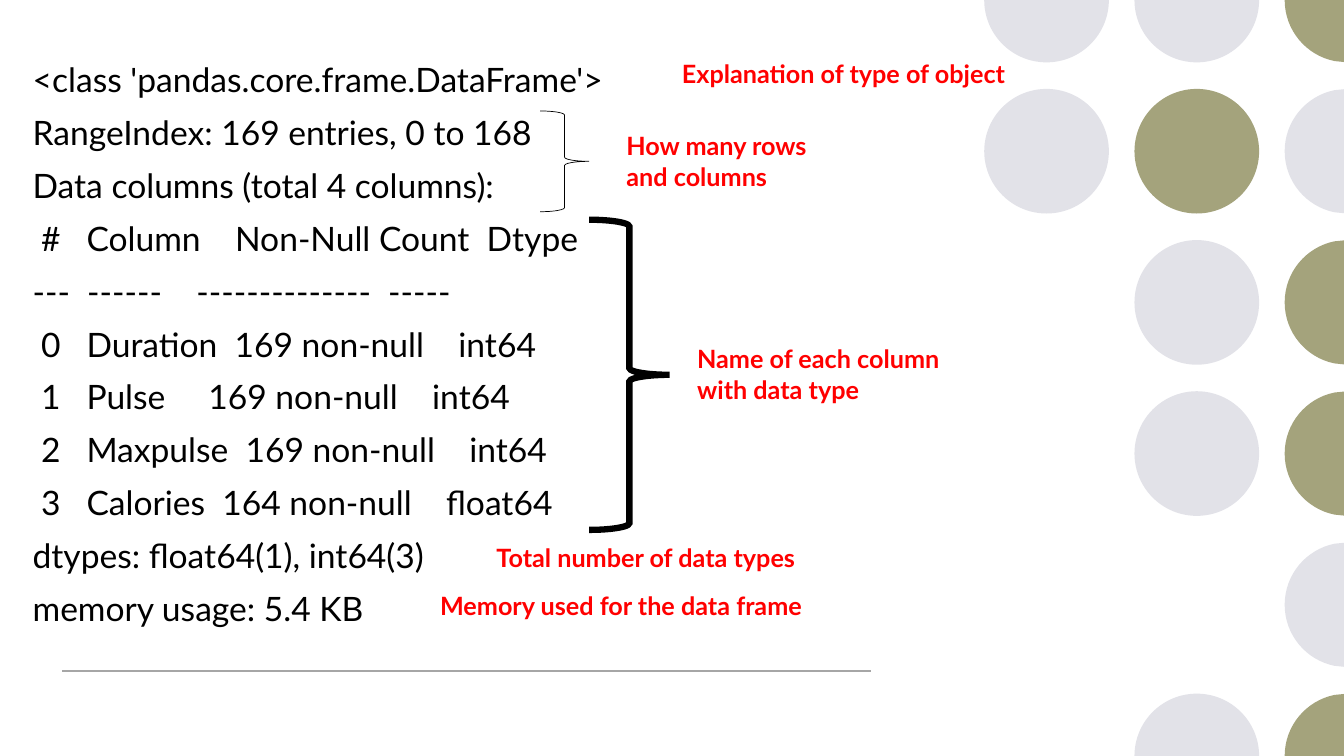
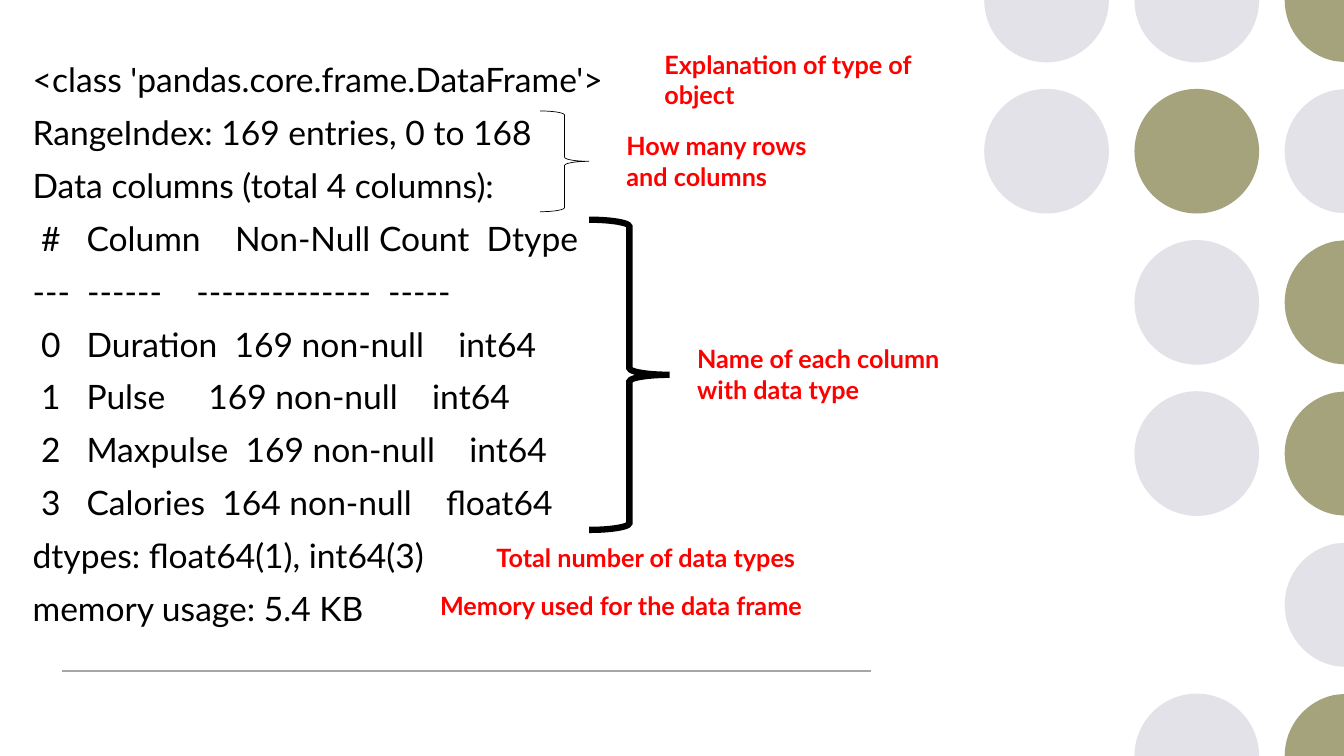
Before and after one commit to torres11991/dap-curriculum, a slide deck: slide 35 of Section07/old-material/7.2-Python_pandas.pptx. Drawn at 1344x756 pixels with LibreOffice and Linux fonts; fonts in the diff are those of the drawing. Boxes give left, top, right and bottom in pixels: in the first picture for what was removed or moved away, otherwise in the second. Text is boxed around its words. In the diff, an @@ line names an element or a change of style, - is before the commit and + after.

```diff
--- a/Section07/old-material/7.2-Python_pandas.pptx
+++ b/Section07/old-material/7.2-Python_pandas.pptx
@@ text "Explanation of type of object" rewrapped from <box>682,64,1005,88</box> to <box>664,55,911,109</box> @@
```
Also in this commit, not shown: 2 other files.
